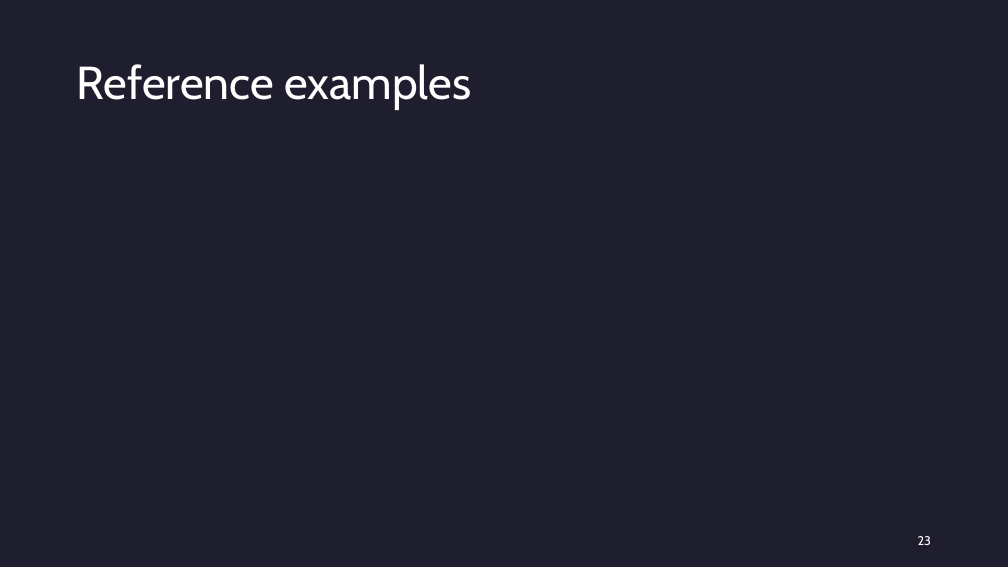
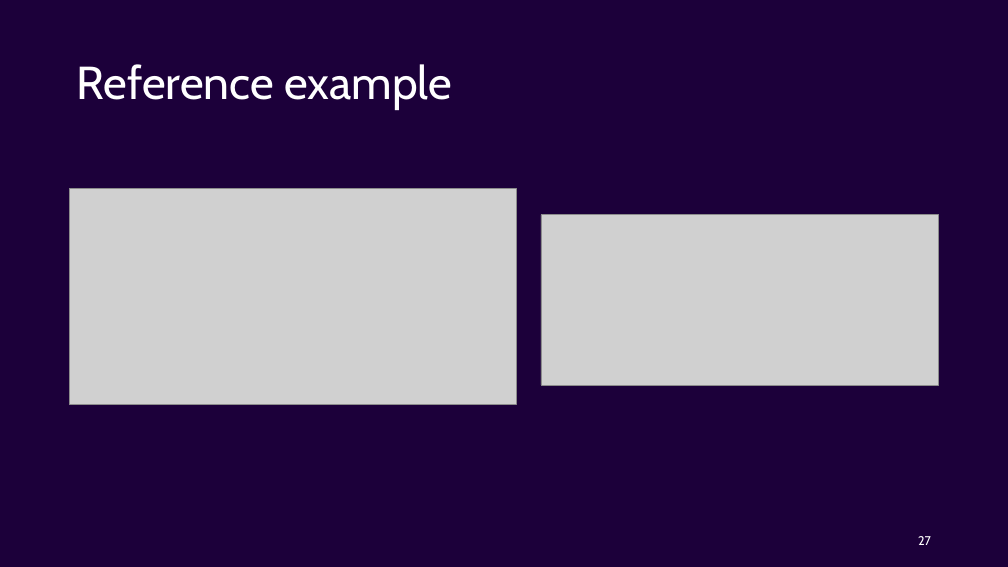
Before and after one commit to Ordina-Group/pythoneers-rust-workshop, a slide deck: slide 27 of Rust.pptx (slide 23 before the commit). Drawn at 1008x567 pixels with LibreOffice and Linux fonts; fonts in the diff are those of the drawing; grey boxes stand for pictures. Boxes give left, top, right and bottom in pixels: in the first picture for what was removed or moved away, otherwise in the second. Text is boxed around its words. In the diff, an @@ line names an element or a change of style, - is before the commit and + after.

```diff
--- a/Rust.pptx
+++ b/Rust.pptx
@@ background #1E1E2E to #1C003A @@
@@ title at (77,64,452,110): text changed @@
-Reference examples
+Reference example
@@ picture added at (70,188,516,405) @@
@@ picture added at (541,215,939,385) @@
@@ page number at (918,536,931,545): text changed @@
-23
+27
```
Also in this commit, not shown: 22 other slides changed, 17 slides added, 2 slides removed.
